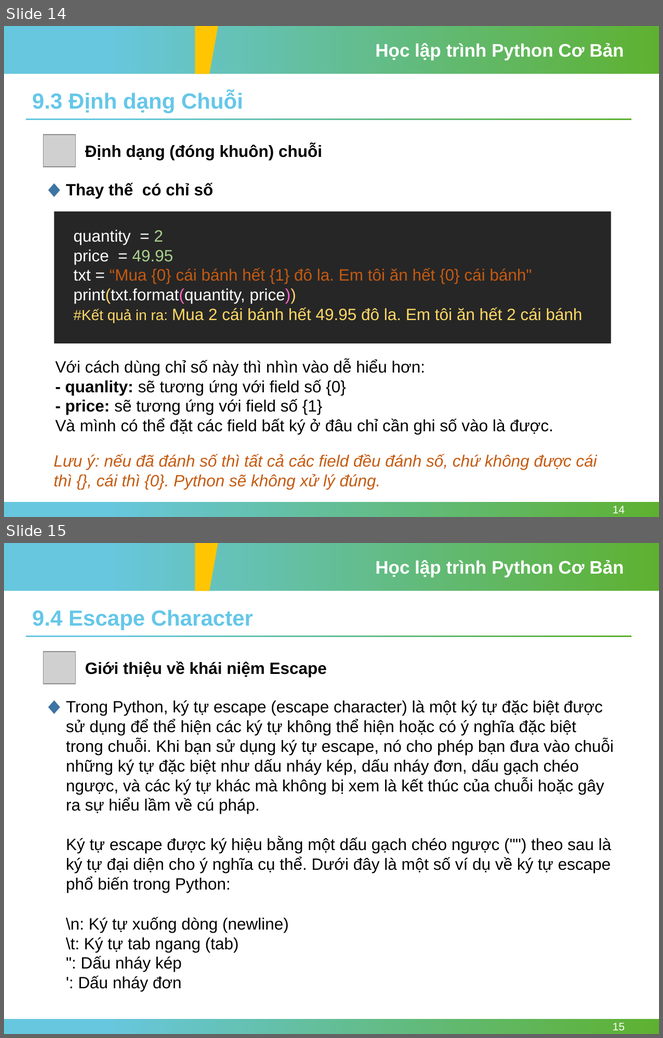
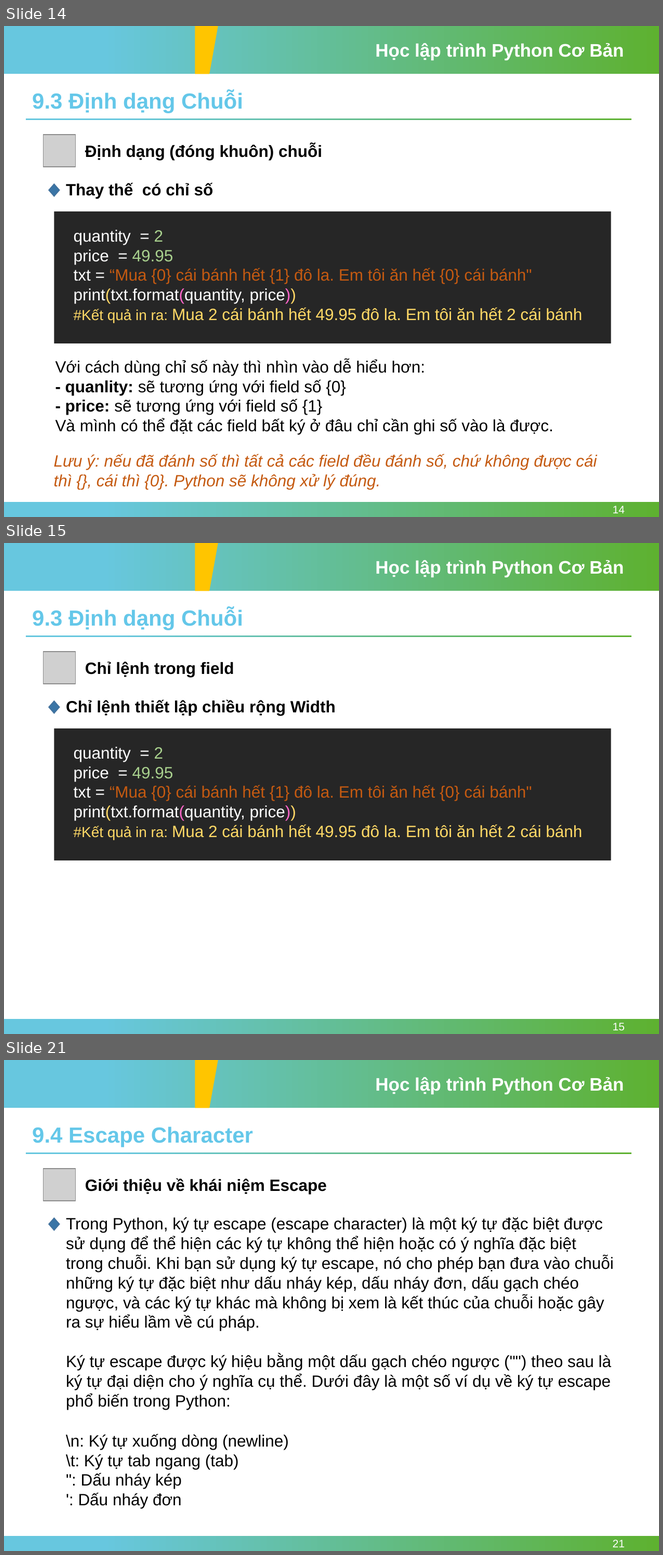
Before and after one commit to nhannn87dn/Learn-Python-Basic, a slide deck: Session-09/Session-09-String-Python.pptx. Shown one above the other, each under a label of ours: slides 14 and 15 before the commit, slides 14, 15 and 21 after it; the slides between them are not shown. The pictures are 663x1038 and 663x1555 pixels, drawn with LibreOffice and Linux fonts; fonts in the diff are those of the drawing; grey boxes stand for pictures; background and template pictures are left out. Boxes give left, top, right and bottom in pixels: in the first picture for what was removed or moved away, otherwise in the second. Text is boxed around its words. In the diff, an @@ line names an element or a change of style, - is before the commit and + after.

```diff
--- a/Session-09/Session-09-String-Python.pptx
+++ b/Session-09/Session-09-String-Python.pptx
@@ slide 15 added at (x1=4, y1=543, x2=659, y2=1034), background #FFFFFF; not listed: 5 template elements that a slide beside it also shows @@
@@ text added at (x1=32, y1=609, x2=243, y2=630), 24 pt, text #64C7E9, bold @@
+9.3 Định dạng Chuỗi
@@ picture added at (x1=44, y1=652, x2=75, y2=684) @@
@@ text added at (x1=85, y1=662, x2=234, y2=677), 18 pt, text #000000, bold @@
+Chỉ lệnh trong field
@@ diamond added at (x1=49, y1=701, x2=59, y2=714), fill #3A75A6, outline #43739E 1 pt @@
@@ text added at (x1=66, y1=700, x2=336, y2=716), 18 pt, text #000000, bold @@
+Chỉ lệnh thiết lập chiều rộng Width
@@ rectangle added at (x1=54, y1=729, x2=611, y2=861), fill #262626 @@
@@ text added at (x1=74, y1=747, x2=582, y2=840), 18 pt, text #FFD966 @@
+quantity = 2
+price = 49.95
+txt = “Mua {0} cái bánh hết {1} đô la. Em tôi ăn hết {0} cái bánh"
+print(txt.format(quantity, price))
+#Kết quả in ra: Mua 2 cái bánh hết 49.95 đô la. Em tôi ăn hết 2 cái bánh
@@ page number added at (x1=613, y1=1023, x2=625, y2=1031), 12 pt, text #FFFFFF @@
+15
@@ what was slide 15 is now slide 21 @@
@@ page number at (x1=613, y1=1540, x2=625, y2=1548): text changed @@
-15
+21
```
Also in this commit, not shown: 5 other slides added, 1 other file.
